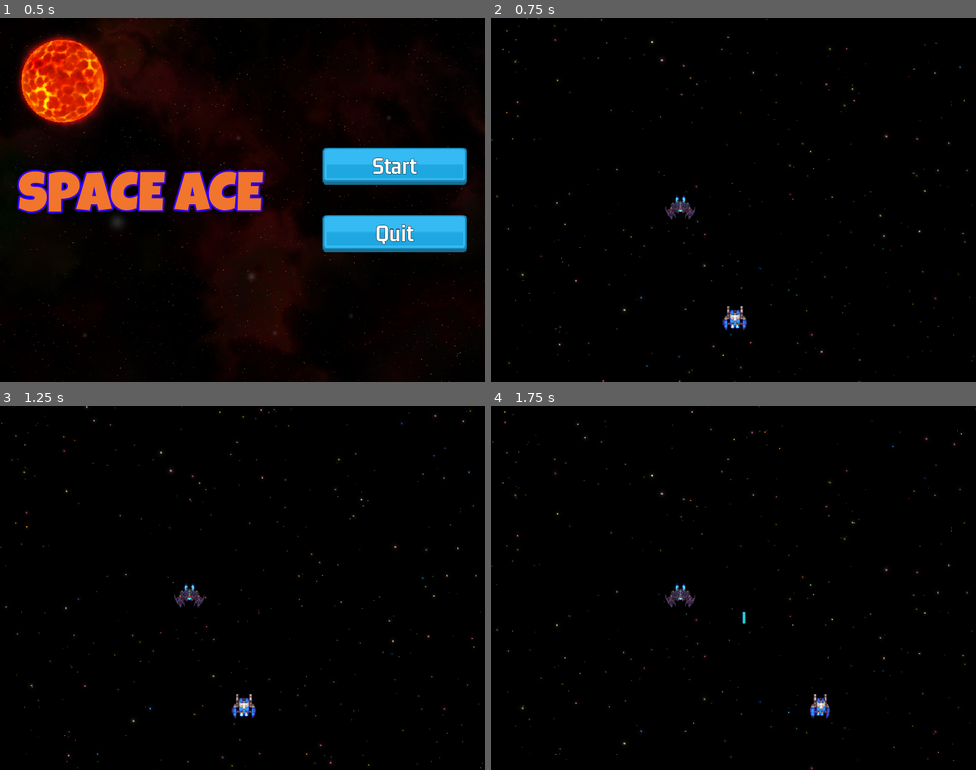
Above: before the commit, frames 1-4 (two rows, left to right).
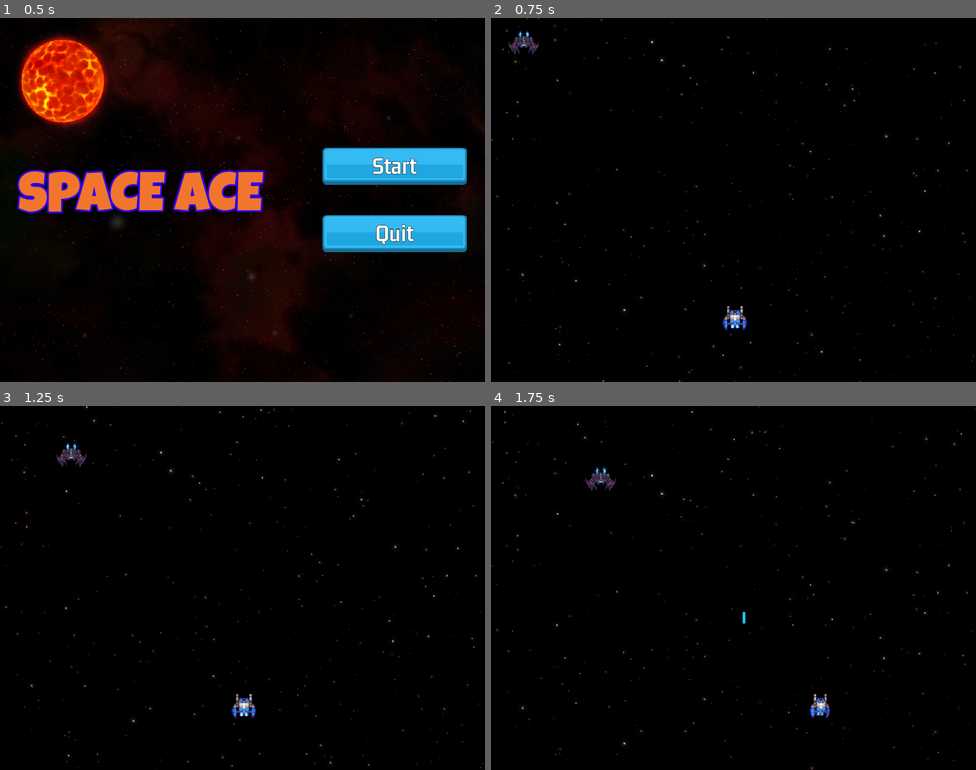
Above: after the commit, the same moments.

Repository: fj0lverkr/space-ace
Game: Godot game, scene res://scenes/main/main.tscn
The game is run twice, just before and just after one commit, with the same random seed, the same clock (stepped at 60 frames per second) and the same inputs. Sound files missing from this copy of the repository are replaced by a short silence.
Inputs (mouse positions are in pixels of both pictures, inside the frame that each line leads up to):
- Up to frame 1 (0.5 s): no input
- Up to frame 2 (0.75 s): click "Start" at 0.5 s
- Up to frame 3 (1.25 s): no input
- Up to frame 4 (1.75 s): move the mouse to (840, 569) at 1.27 s; hold D (right) from 1.28 s (still down); click (840, 569) at 1.35 s

Frame 1 is identical in both runs. In frame 2, 0.4% of the frame differs, in the area x 3-43%, y 3-56%; in frame 3, 0.4%, in the area x 11-43%, y 10-56%; in frame 4, 0.4%.

Commit message:
Spawn on test path2d

Diff:
--- a/scenes/enemies/base_enemy.gd
+++ b/scenes/enemies/base_enemy.gd
@@ -19,12 +19,13 @@
 
 
 func _ready() -> void:
+	rotates = false
 	timer.wait_time = _duration
 	timer.start()
 
 
-func _process(_delta: float) -> void:
-	pass
+func _process(delta: float) -> void:
+	progress += _speed * delta
 
 
 func setup(_t: Variant) -> void:
--- a/scenes/enemies/base_enemy.tscn
+++ b/scenes/enemies/base_enemy.tscn
@@ -2,6 +2,21 @@
 
 [ext_resource type="Script" path="res://scenes/enemies/base_enemy.gd" id="1_vvqcf"]
 [ext_resource type="PackedScene" uid="uid://bn3b3t3pwf5vw" path="res://scenes/collidable_object/collidable_object.tscn" id="2_7tfwu"]
+
+[sub_resource type="Animation" id="Animation_6idu0"]
+length = 0.001
+tracks/0/type = "value"
+tracks/0/imported = false
+tracks/0/enabled = true
+tracks/0/path = NodePath("Sprite:self_modulate")
+tracks/0/interp = 1
+tracks/0/loop_wrap = true
+tracks/0/keys = {
+"times": PackedFloat32Array(0),
+"transitions": PackedFloat32Array(1),
+"update": 0,
+"values": [Color(1, 1, 1, 1)]
+}
 
 [sub_resource type="Animation" id="Animation_u4rhv"]
 resource_name = "flicker"
@@ -18,21 +33,6 @@
 "transitions": PackedFloat32Array(1, 1, 1, 1, 1, 1, 1, 1, 1, 1),
 "update": 0,
 "values": [Color(1, 1, 1, 1), Color(1, 1, 1, 0), Color(1, 1, 1, 1), Color(1, 1, 1, 0), Color(1, 1, 1, 1), Color(1, 1, 1, 0), Color(1, 1, 1, 1), Color(1, 1, 1, 0), Color(1, 1, 1, 1), Color(1, 1, 1, 0)]
-}
-
-[sub_resource type="Animation" id="Animation_6idu0"]
-length = 0.001
-tracks/0/type = "value"
-tracks/0/imported = false
-tracks/0/enabled = true
-tracks/0/path = NodePath("Sprite:self_modulate")
-tracks/0/interp = 1
-tracks/0/loop_wrap = true
-tracks/0/keys = {
-"times": PackedFloat32Array(0),
-"transitions": PackedFloat32Array(1),
-"update": 0,
-"values": [Color(1, 1, 1, 1)]
 }
 
 [sub_resource type="AnimationLibrary" id="AnimationLibrary_jgij4"]
--- a/scenes/level/level.gd
+++ b/scenes/level/level.gd
@@ -4,6 +4,8 @@
 var _pause_overlay: CanvasLayer = $Pause
 @onready
 var _bgm_player: AudioStreamPlayer = $BGM
+@onready
+var _remove_me: Path2D = $TempPath
 
 
 func _ready() -> void:
@@ -13,7 +15,7 @@
 
 	# for testing purposes
 	#SignalBus.on_try_powerup.emit(100.0, PowerUp.Type.SHIELD, Vector2(100.0, 100.0))
-	SignalBus.on_request_enemy.emit(BaseEnemy.Type.ZIPPER, BaseEnemy.Variant.BLUE)
+	SignalBus.on_request_enemy.emit(BaseEnemy.Type.ZIPPER, BaseEnemy.Variant.BLUE, _remove_me)
 
 
 func _process(delta: float) -> void:
--- a/scenes/level/level.tscn
+++ b/scenes/level/level.tscn
@@ -1,10 +1,16 @@
-[gd_scene load_steps=6 format=3 uid="uid://bv6eyxurfctkh"]
+[gd_scene load_steps=7 format=3 uid="uid://bv6eyxurfctkh"]
 
 [ext_resource type="Script" path="res://scenes/level/level.gd" id="1_mgefi"]
 [ext_resource type="PackedScene" uid="uid://bs8qampxx75ga" path="res://scenes/pause/pause.tscn" id="2_dk1hs"]
 [ext_resource type="PackedScene" uid="uid://dvgekg7u15jhr" path="res://scenes/level_bg/level_bg.tscn" id="3_3ioev"]
 [ext_resource type="PackedScene" uid="uid://6uyq43b3x314" path="res://scenes/player/player.tscn" id="4_ney5u"]
 [ext_resource type="PackedScene" uid="uid://dvfmgnuboyhc0" path="res://scenes/object_factory/object_factory.tscn" id="5_lifmh"]
+
+[sub_resource type="Curve2D" id="Curve2D_cosep"]
+_data = {
+"points": PackedVector2Array(0, 0, 0, 0, 20, 27, 0, 0, 0, 0, 36, 27, 0, 0, 0, 0, 574, 365, 0, 0, 0, 0, 91, 394, 0, 0, 0, 0, 33, 294, 0, 0, 0, 0, 110, 253, 0, 0, 0, 0, 248, 294, 0, 0, 0, 0, 370, 327, 0, 0, 0, 0, 501, 435, 0, 0, 0, 0, 511, 242, 0, 0, 0, 0, 282, 260, 0, 0, 0, 0, 84, 200, 0, 0, 0, 0, 293, 134, 0, 0, 0, 0, 457, 188, 0, 0, 0, 0, 531, 186, 0, 0, 0, 0, 555, 121, 0, 0, 0, 0, 607, 80, 0, 0, 0, 0, 516, 71, 0, 0, 0, 0, 370, 67, 0, 0, 0, 0, 413, 114, 0, 0, 0, 0, 427, 214, 0, 0, 0, 0, 228, 201, 0, 0, 0, 0, 110, 157, 0, 0, 0, 0, 252, 96, 0, 0, 0, 0, 338, 108, 0, 0, 0, 0, 559, 277, 0, 0, 0, 0, 104, 295, 0, 0, 0, 0, 58, 182, 0, 0, 0, 0, 99, 125, 0, 0, 0, 0, 197, 60, 0, 0, 0, 0, 20, 27)
+}
+point_count = 31
 
 [node name="Level" type="Node2D"]
 script = ExtResource("1_mgefi")
@@ -20,3 +26,7 @@
 [node name="ObjectFactory" parent="." instance=ExtResource("5_lifmh")]
 
 [node name="BGM" type="AudioStreamPlayer" parent="."]
+
+[node name="TempPath" type="Path2D" parent="."]
+position = Vector2(4, 3)
+curve = SubResource("Curve2D_cosep")
--- a/scenes/object_factory/object_factory.gd
+++ b/scenes/object_factory/object_factory.gd
@@ -9,6 +9,7 @@
 const ZIPPER: PackedScene = preload("res://scenes/enemies/enemy_zipper.tscn")
 
 const ADD_OBJECT: String = "_add_object"
+const ADD_PATH_FOLLOWER: String = "_add_follower_to_path"
 
 
 func _ready() -> void:
@@ -56,14 +57,14 @@
 func _on_explode(type: Explosion.Type, gp: Vector2) -> void:
     var ex: Explosion = EXPLOSION.instantiate()
     ex.setup(type)
+    ex.z_index = 10
     call_deferred(ADD_OBJECT, ex, gp)
 
 
-func _on_request_enemy(type: BaseEnemy.Type, variant: BaseEnemy.Variant, _path: Path2D = null) -> void:
-    # this should add a zipper of type variant as a child of path, for now we just add it and set the _path to optional
+func _on_request_enemy(type: BaseEnemy.Type, variant: BaseEnemy.Variant, path: Path2D) -> void:
     var enemy: BaseEnemy
     match type:
         BaseEnemy.Type.ZIPPER:
             enemy = ZIPPER.instantiate()
     enemy.setup(variant)
-    call_deferred(ADD_OBJECT, enemy, Vector2(250.0, 250.0))
+    call_deferred(ADD_PATH_FOLLOWER, enemy, path)
--- a/singletons/signal_bus.gd
+++ b/singletons/signal_bus.gd
@@ -6,4 +6,4 @@
 signal on_try_powerup(chance: float, type: PowerUp.Type, gp: Vector2)
 signal on_get_powerup(pt: PowerUp.Type)
 signal on_explode(type: Explosion.Type, gp: Vector2)
-signal on_request_enemy(type: BaseEnemy.Type, variant: BaseEnemy.Variant) # TODO add a Path2D here later
+signal on_request_enemy(type: BaseEnemy.Type, variant: BaseEnemy.Variant, path: Path2D)
